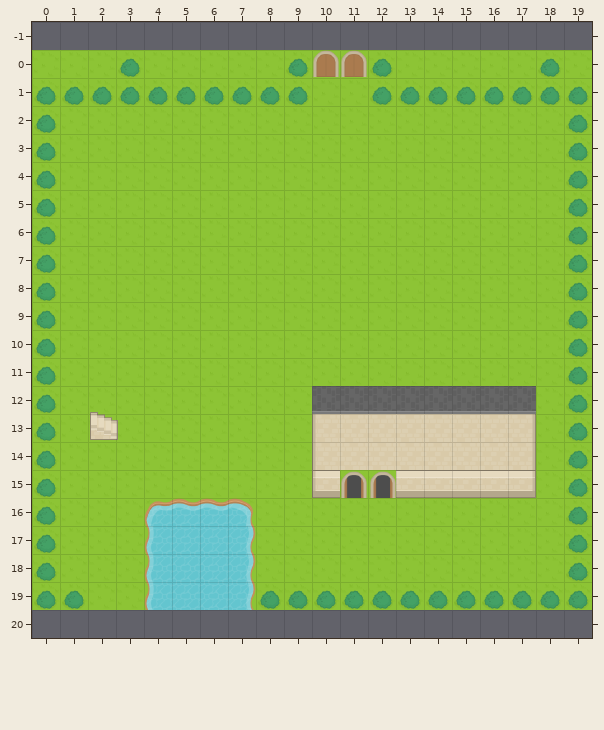
Two states of a Tiled map, assets/tilemaps/level1.tmx. Above: the version before the commit.
Cells are 64x64 px. Shown: x 0..19, y -1..20. The old version is drawn lined up with the new one.
Now the later version:
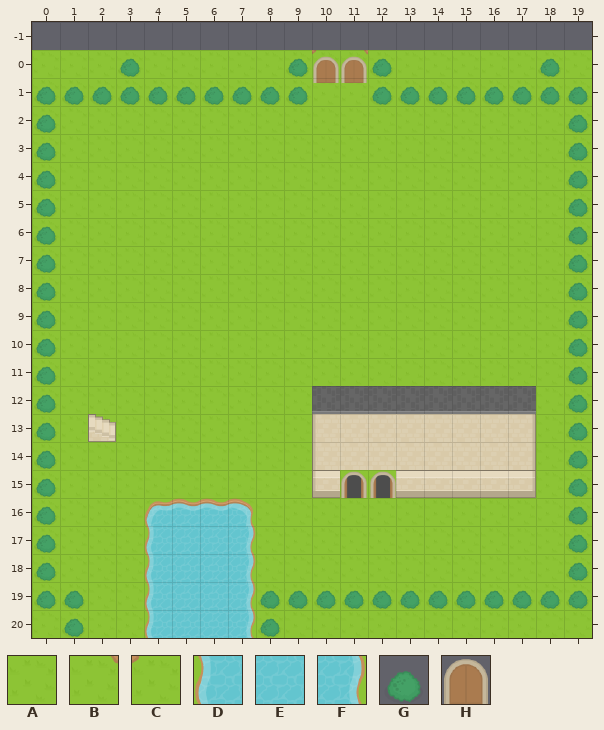
Key: from "tiles": A 21, B 23, C 24, D 30, E 31, F 32, G 184, H 214.
_ is an empty cell, . an unchanged one.
Objects are placed by their top-left corner, in cells (3,4 is the top-left corner of cell 3,4); size is 1x1 cell unless given.
The exact change:
map size 20x20 -> 20x21 cells
--- layer "backgroundLayer"
@@ x 0..19 @@
-20 ____________________
+20 AAAADEEFAAAAAAAAAAAA
--- layer "blockedLayer"
@@ x 10..11 @@
- 0 __
+ 0 CB
@@ x 1..8 @@
-20 _......_
+20 G......G
--- layer "objectsLayer"
-H "door" at 10,0
+H "door" at 10,0.2
-H "door" at 11,0
+H "door" at 11,0.2
Boxes around the changes in both pictures, in picture pixels (x1, y1, x2, y2):
changed: (312, 50, 368, 83)
added: (32, 610, 592, 638)
